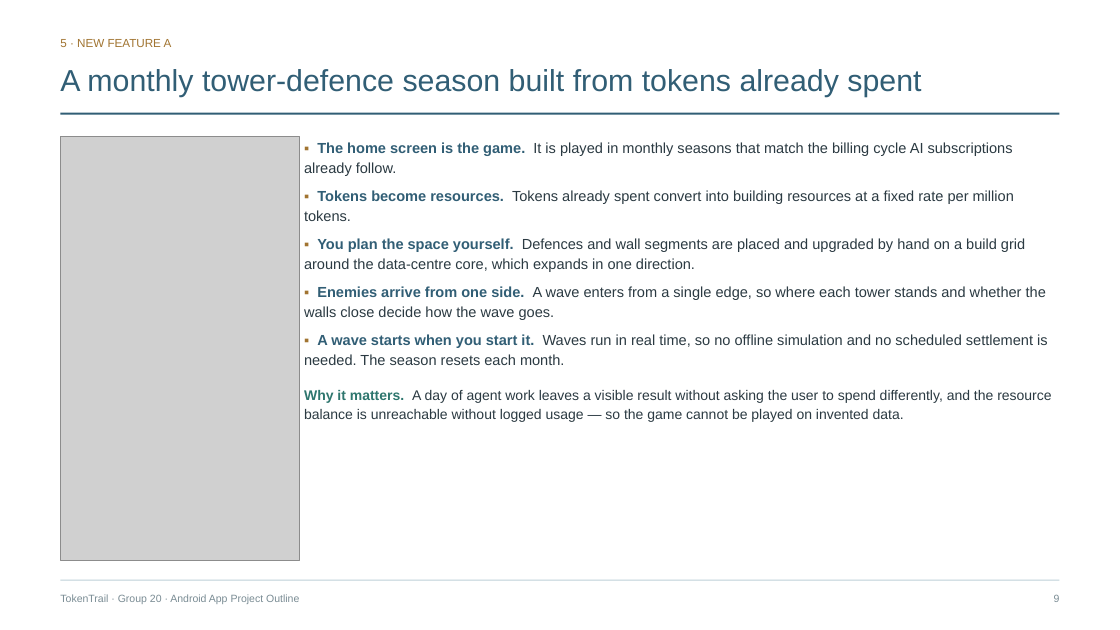
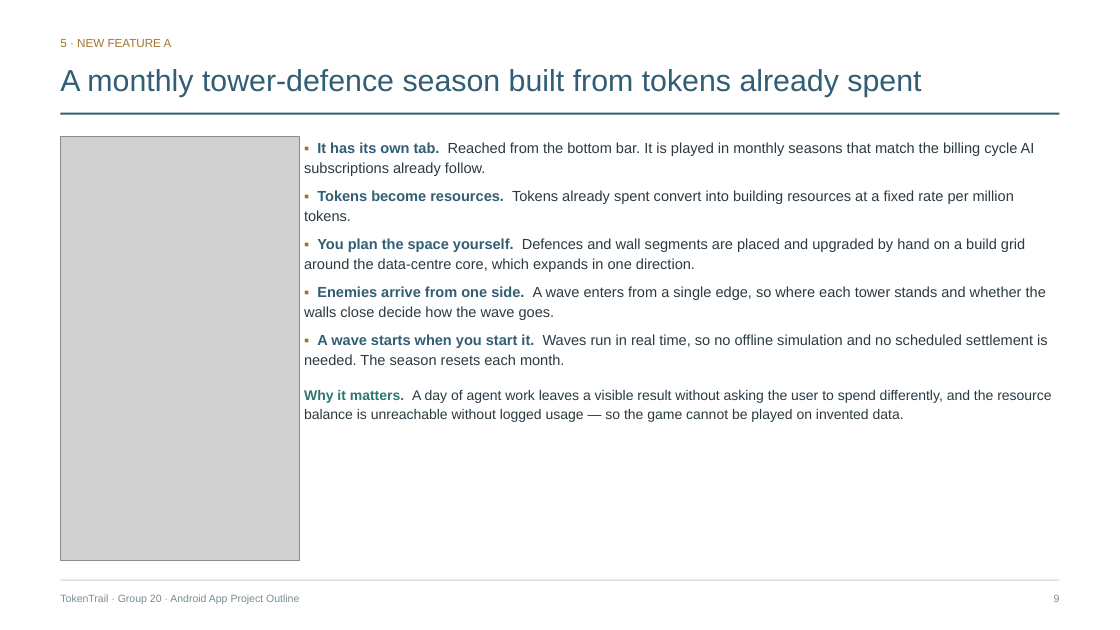
Before and after one commit to LiuZongrun7/Mobile_Group_20, a slide deck: slide 9 of docs/TokenTrail_Project_Outline_Slides.pptx. Drawn at 1120x630 pixels with LibreOffice and Linux fonts; fonts in the diff are those of the drawing; grey boxes stand for pictures. Boxes give left, top, right and bottom in pixels: in the first picture for what was removed or moved away, otherwise in the second. Text is boxed around its words. In the diff, an @@ line names an element or a change of style, - is before the commit and + after.

```diff
--- a/docs/TokenTrail_Project_Outline_Slides.pptx
+++ b/docs/TokenTrail_Project_Outline_Slides.pptx
@@ text at <box>304,142,1035,176</box>: text changed @@
-▪ The home screen is the game. It is played in monthly seasons that match the billing cycle AI subscriptions already follow.
+▪ It has its own tab. Reached from the bottom bar. It is played in monthly seasons that match the billing cycle AI subscriptions already follow.
```
Also in this commit, not shown: 11 other slides changed, 17 other files.
